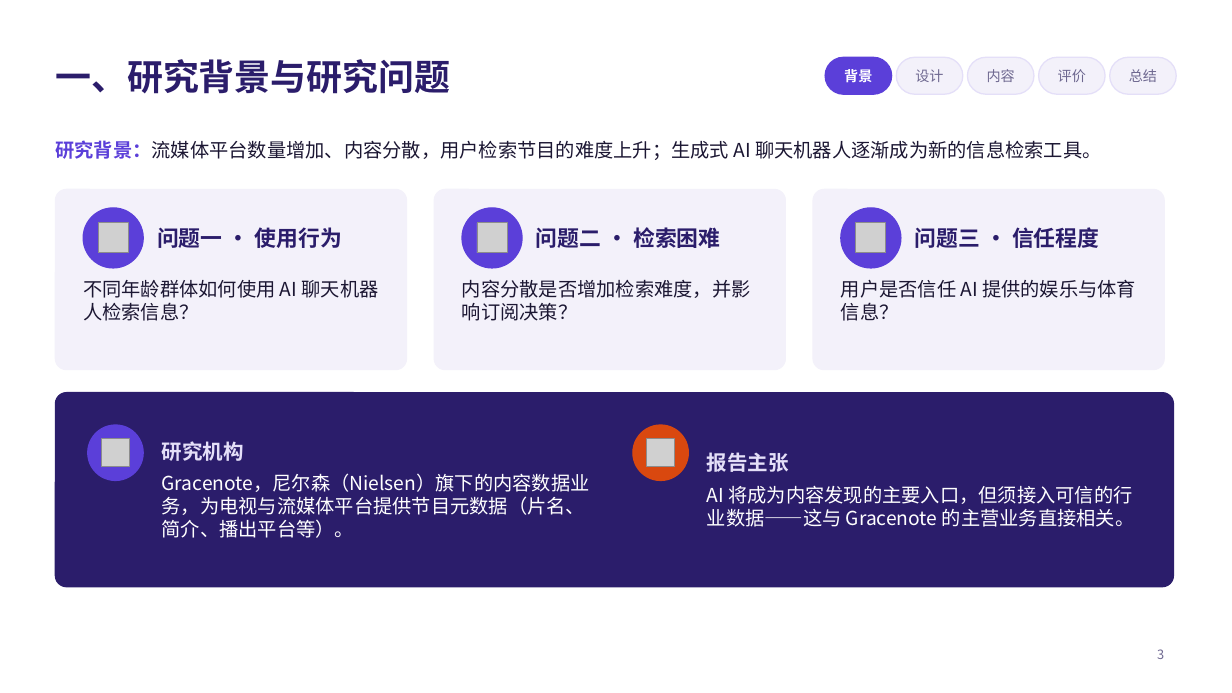
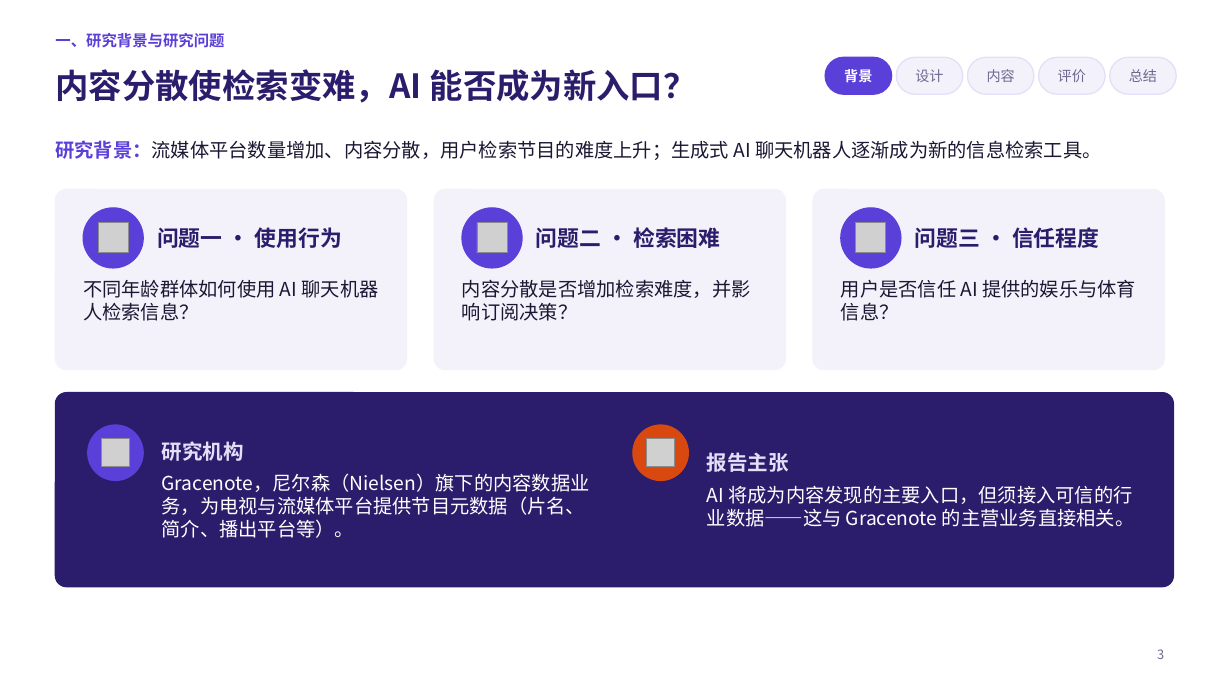
Before and after one commit to jayleo113/ppt, a slide deck: slide 3 of Gracenote报告解读_课堂汇报.pptx. Drawn at 1232x693 pixels with LibreOffice and Linux fonts; fonts in the diff are those of the drawing; grey boxes stand for pictures. Boxes give left, top, right and bottom in pixels: in the first picture for what was removed or moved away, otherwise in the second. Text is boxed around its words. In the diff, an @@ line names an element or a change of style, - is before the commit and + after.

```diff
--- a/Gracenote报告解读_课堂汇报.pptx
+++ b/Gracenote报告解读_课堂汇报.pptx
@@ text "一、研究背景与研究问题": place and size @@
-text "一、研究背景与研究问题" at [55,59,450,94]
+text "一、研究背景与研究问题" at [55,33,224,48]
@@ text "一、研究背景与研究问题" at [55,33,224,48]: size 28 to 12 pt, text colour #2B1D6B to #5B3FD9 @@
@@ title added at [55,69,697,103], 26 pt, text #2B1D6B, bold @@
+内容分散使检索变难，AI 能否成为新入口？
```
Also in this commit, not shown: 12 other slides changed, 5 other files.
